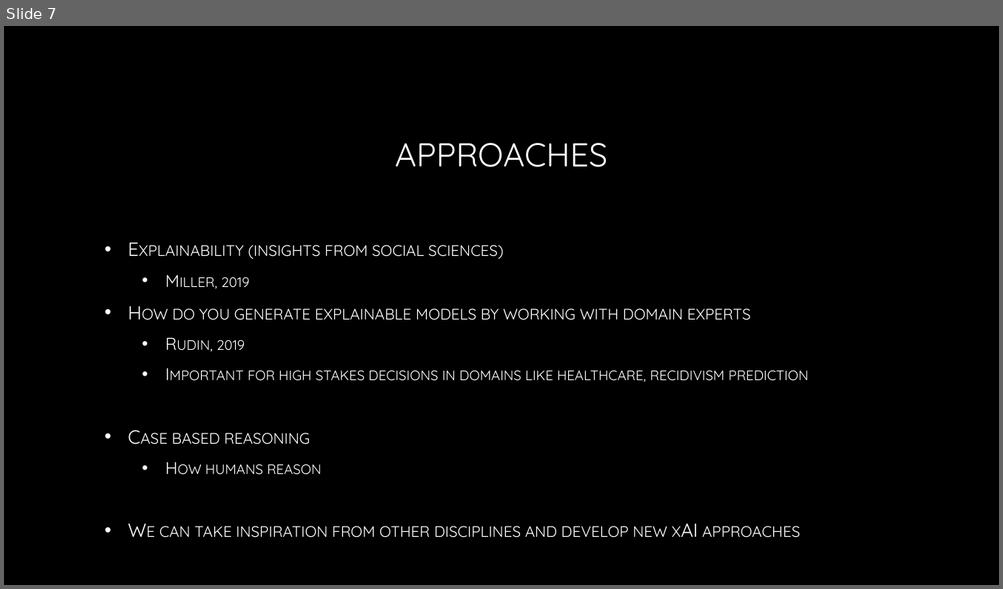
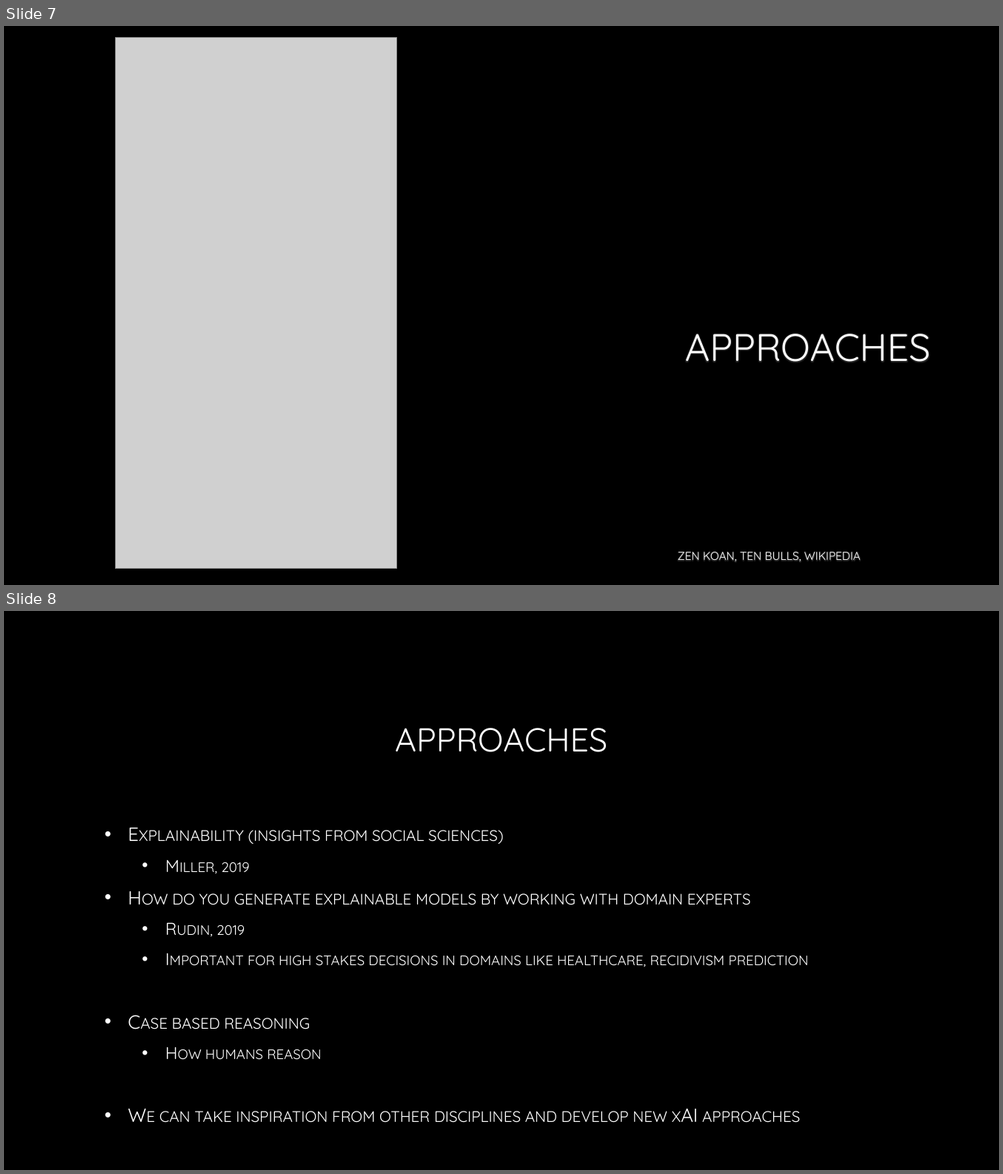
Before and after one commit to neelsoumya/special_topics_unconventional_AI, a slide deck: intro.pptx. Shown one above the other, each under a label of ours: slide 7 before the commit, slides 7 and 8 after it. The pictures are 1003x589 and 1003x1174 pixels, drawn with LibreOffice and Linux fonts; fonts in the diff are those of the drawing; grey boxes stand for pictures; background and template pictures are left out. Boxes give left, top, right and bottom in pixels: in the first picture for what was removed or moved away, otherwise in the second. Text is boxed around its words. In the diff, an @@ line names an element or a change of style, - is before the commit and + after.

Commit message:
adding slides

```diff
--- a/intro.pptx
+++ b/intro.pptx
@@ slide 7 added at [4, 26, 999, 585], background picture (left out) @@
@@ picture added at [115, 37, 396, 569] @@
@@ title added at [685, 334, 930, 362], 37 pt, text gradient #FFFFFF to #A6A6A6 @@
+APPROACHES
@@ text added at [677, 552, 860, 562], 11 pt, text gradient #FFFFFF to #A6A6A6 @@
+ZEN KOAN, TEN BULLS, WIKIPEDIA
@@ what was slide 7 is now slide 8 @@
```
Also in this commit, not shown: 1 other file.
